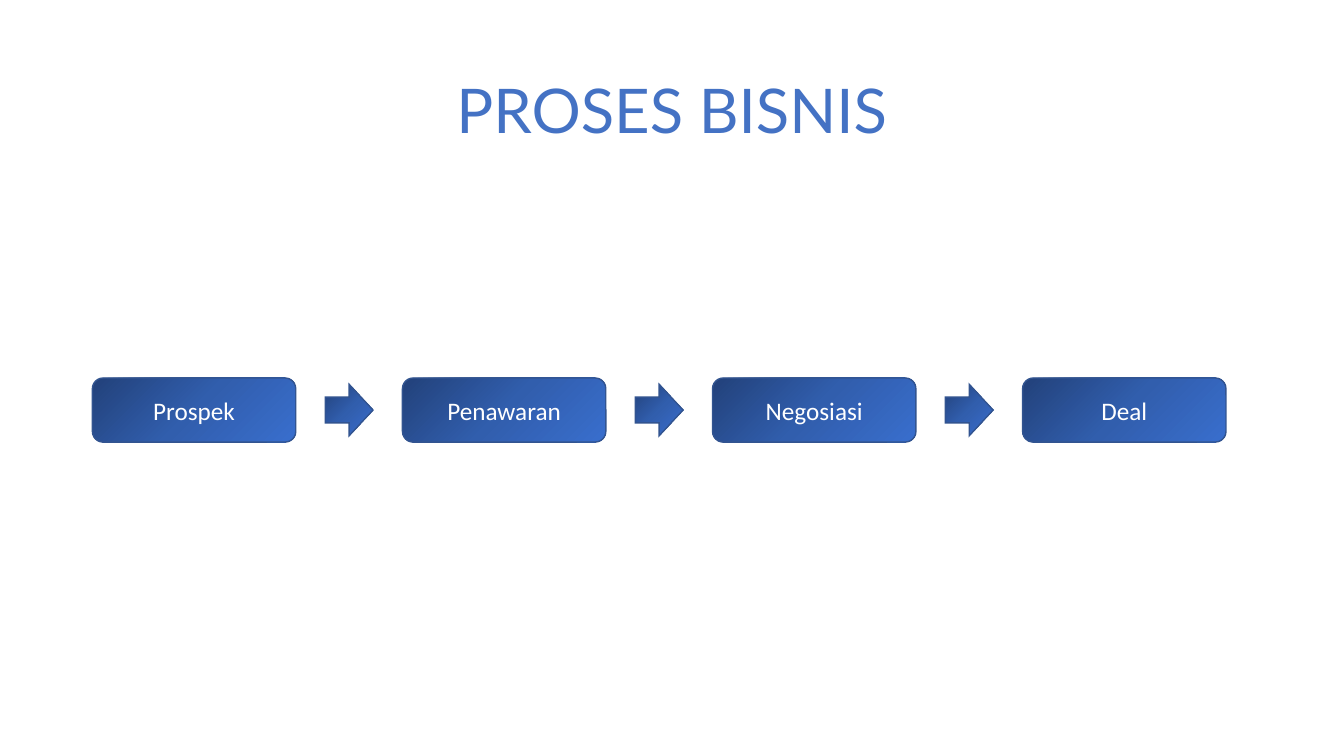
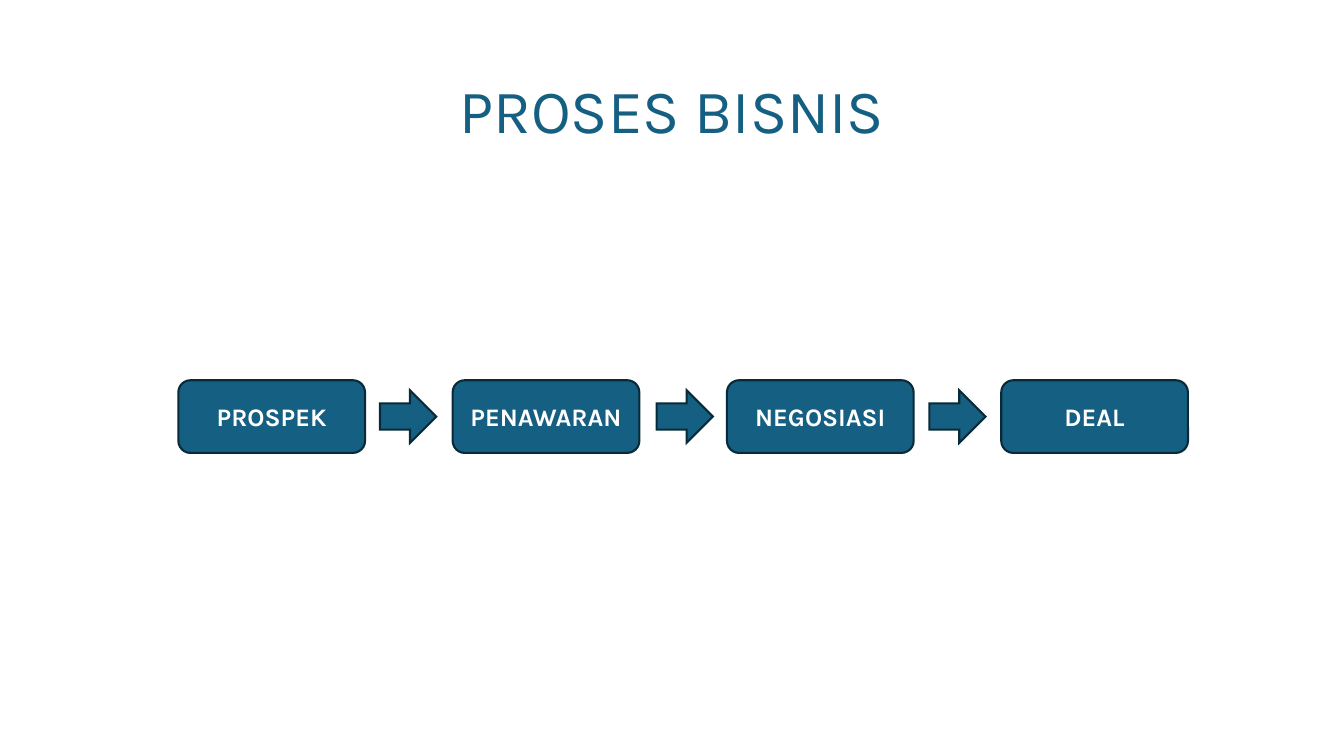
Before and after one commit to onysu/kursus, a slide deck: slide 2 of assets/files/Struktur-Organisasi.pptx. Drawn at 1344x756 pixels with LibreOffice and Linux fonts; fonts in the diff are those of the drawing. Boxes give left, top, right and bottom in pixels: in the first picture for what was removed or moved away, otherwise in the second. Text is boxed around its words. In the diff, an @@ line names an element or a change of style, - is before the commit and + after.

```diff
--- a/assets/files/Struktur-Organisasi.pptx
+++ b/assets/files/Struktur-Organisasi.pptx
@@ title "PROSES BISNIS" at [459,93,884,134]: font Lato to Karla, text colour #4472C4 to #156082 @@
@@ rounded rectangle "PROSPEK": place and size @@
-rounded rectangle "PROSPEK" at [93,378,296,443]
+rounded rectangle "PROSPEK" at [178,380,365,453]
@@ rounded rectangle "PENAWARAN": place and size @@
-rounded rectangle "PENAWARAN" at [402,378,606,443]
+rounded rectangle "PENAWARAN" at [453,380,639,453]
@@ rounded rectangle "NEGOSIASI": place and size @@
-rounded rectangle "NEGOSIASI" at [713,378,917,443]
+rounded rectangle "NEGOSIASI" at [727,380,913,453]
@@ rounded rectangle "DEAL": place and size @@
-rounded rectangle "DEAL" at [1022,378,1226,443]
+rounded rectangle "DEAL" at [1001,380,1188,453]
@@ text in rounded rectangle at [217,409,327,427]: text changed; font Calibri to Karla; bold on @@
-Prospek
+PROSPEK
@@ fill gradient #23427A to #315EAD to #3A6FCE to #156082; outline #325491 1 pt to #092A39 1.5 pt in 7 elements at [727,380,913,453], [1001,380,1188,453], [453,380,639,453], [178,380,365,453], [930,390,986,443], [657,390,714,443], [380,390,437,443] @@
@@ right arrow: place and size @@
-right arrow at [326,384,373,436]
+right arrow at [380,390,437,443]
@@ text in rounded rectangle at [470,409,621,426]: text changed; font Calibri to Karla; bold on @@
-Penawaran
+PENAWARAN
@@ right arrow: place and size @@
-right arrow at [635,384,683,436]
+right arrow at [657,390,714,443]
@@ text in rounded rectangle at [755,409,885,427]: text changed; font Calibri to Karla; bold on @@
-Negosiasi
+NEGOSIASI
@@ right arrow: place and size @@
-right arrow at [946,384,993,436]
+right arrow at [930,390,986,443]
@@ text in rounded rectangle at [1064,409,1124,426]: text changed; font Calibri to Karla; bold on @@
-Deal
+DEAL
```
Also in this commit, not shown: 2 other slides changed, 3 other files.
